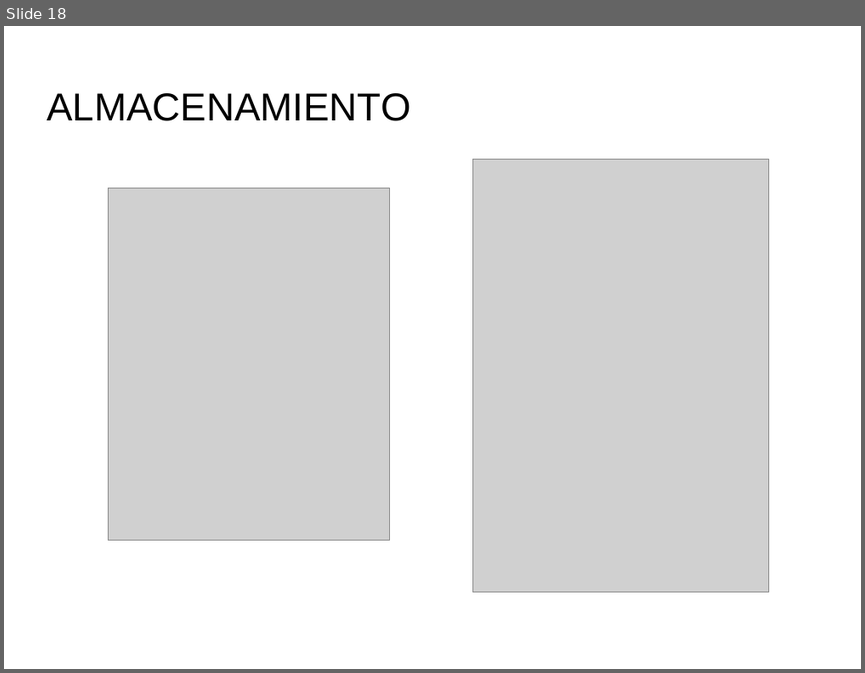
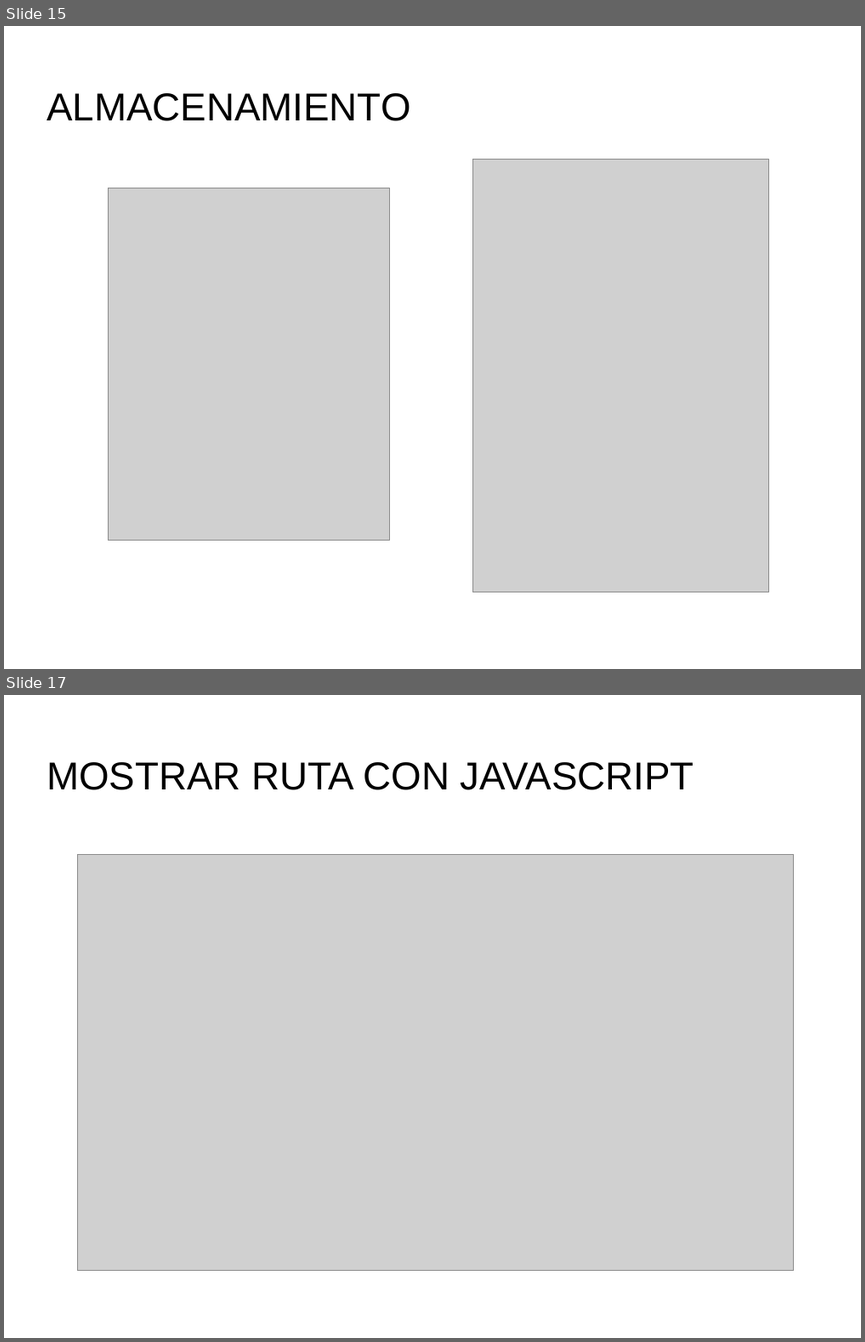
Before and after one commit to PatriiML11/ProyectoWeb, a slide deck: doc/Documentos/Presentacion.odp. Shown one above the other, each under a label of ours: slide 18 before the commit, slides 15 and 17 after it; the slides between them are not shown. The pictures are 865x673 and 865x1342 pixels, drawn with LibreOffice and Linux fonts; fonts in the diff are those of the drawing; grey boxes stand for pictures; background and template pictures are left out. Boxes give left, top, right and bottom in pixels: in the first picture for what was removed or moved away, otherwise in the second. Text is boxed around its words. In the diff, an @@ line names an element or a change of style, - is before the commit and + after.

```diff
--- a/doc/Documentos/Presentacion.odp
+++ b/doc/Documentos/Presentacion.odp
@@ slide 17 added at <box>4,695,861,1338</box>, background picture (left out) @@
@@ title added at <box>46,762,694,790</box>, 36 pt, text #000000 @@
+MOSTRAR RUTA CON JAVASCRIPT
@@ picture added at <box>77,855,793,1270</box> @@
@@ what was slide 18 is now slide 15 @@
```
Also in this commit, not shown: 15 slides changed, 1 other slide added, 5 slides removed, 3 other files.
